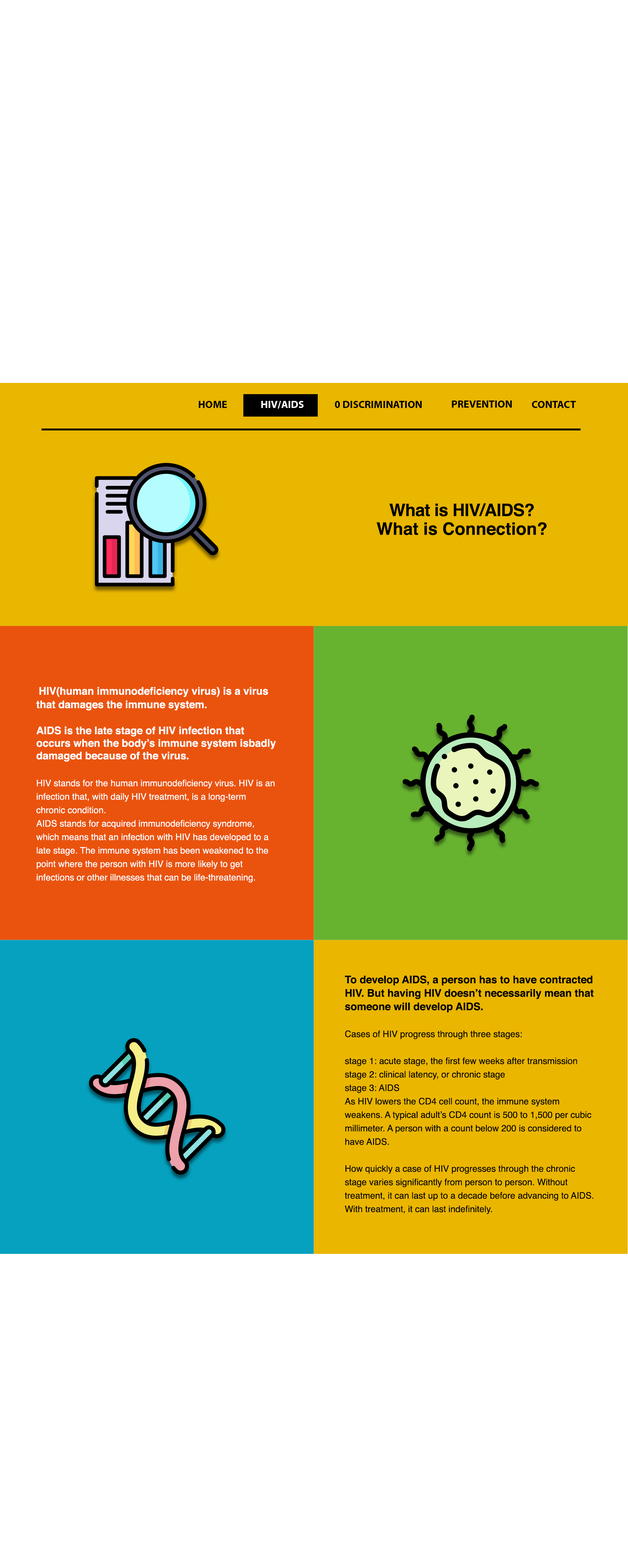
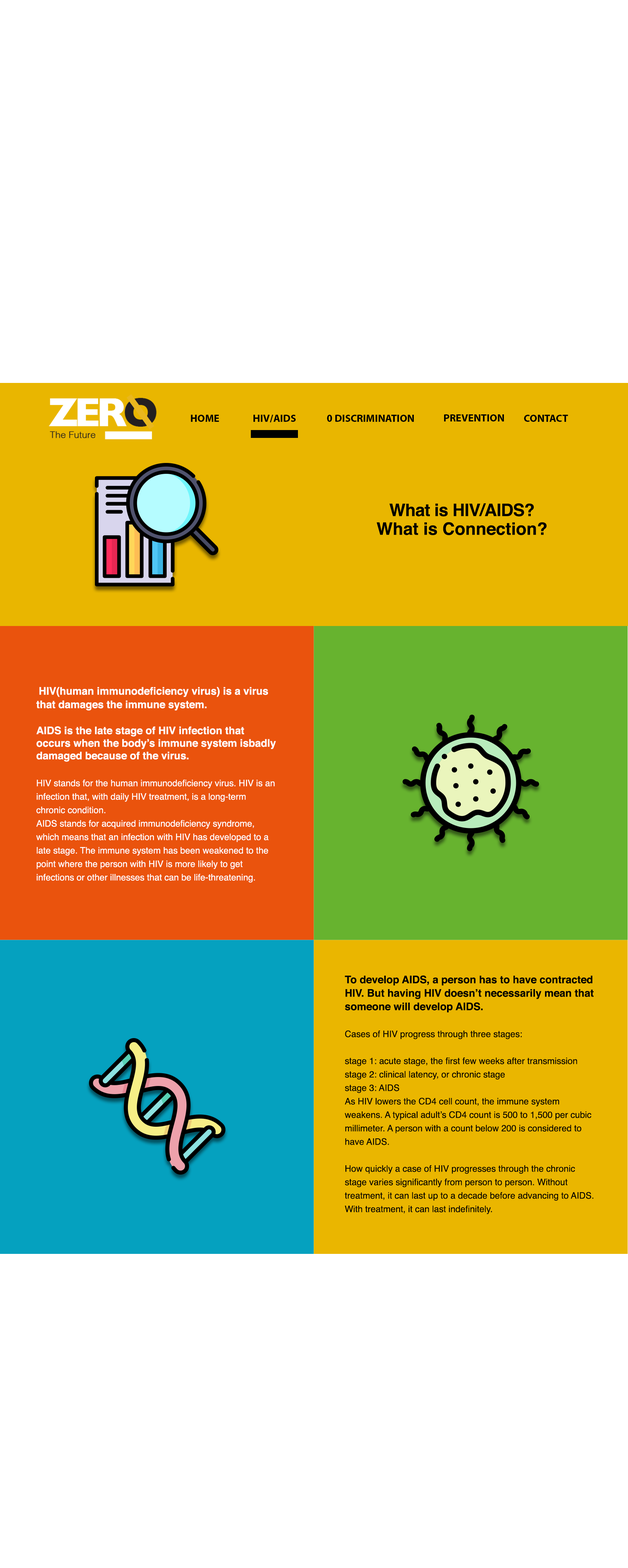
Layers edited between the first and the second (628, 1568) image:
removed layer "Shape 1" from group "header" over [41, 428, 581, 431]
added layer "logo" in group "header" over [48, 394, 157, 440]
added layer "1line" in group "header" over [250, 430, 299, 438]
painted on "CONTACT" over [524, 400, 577, 422]
painted on "PREVENTION" over [444, 400, 512, 422]
painted on "0 DISCRIMINATION" over [327, 400, 422, 422]
painted on "HIV/AIDS" over [253, 400, 304, 423]
painted on "HOME" over [190, 400, 227, 422]
removed layer "button" from group "header" over [243, 394, 318, 417]
